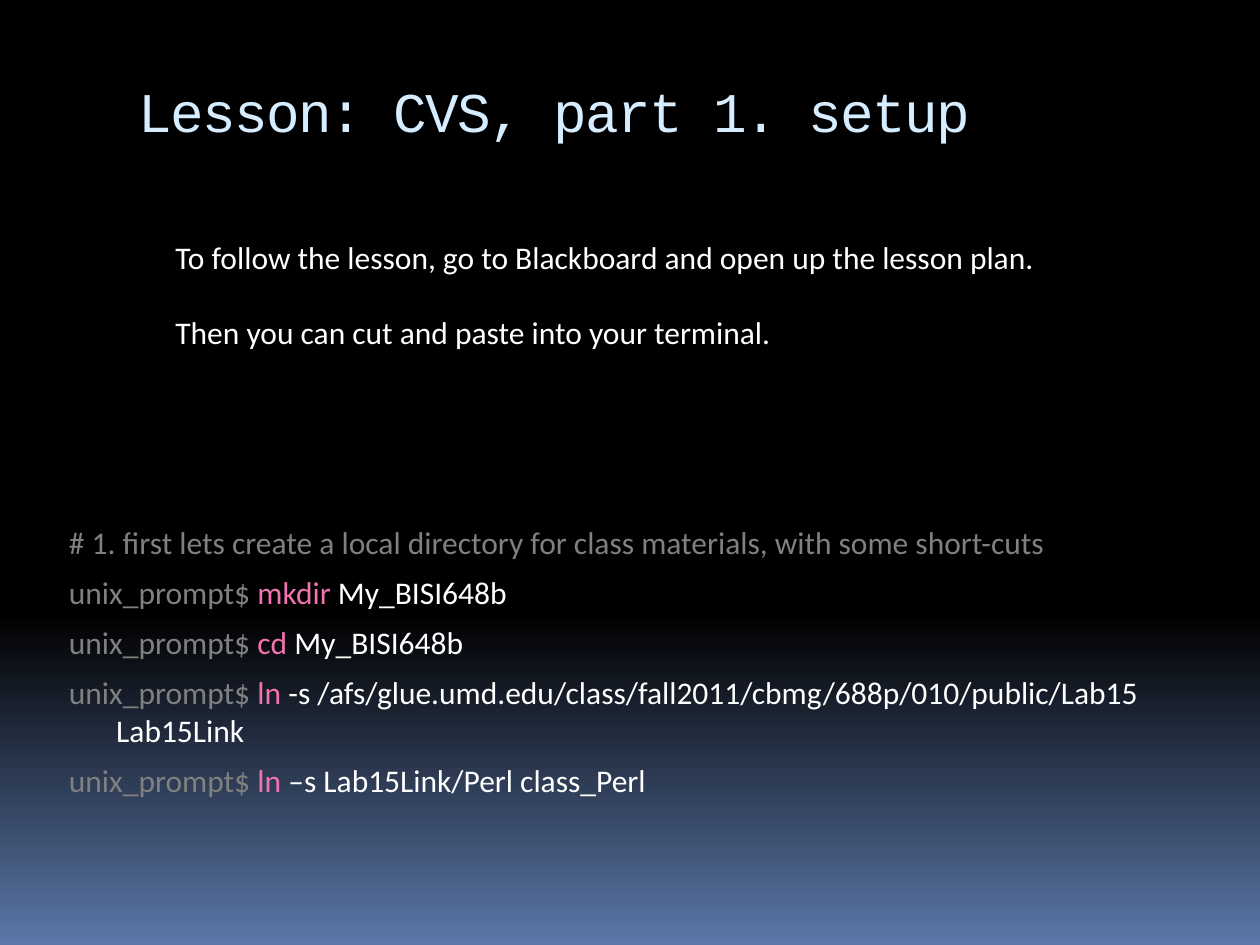
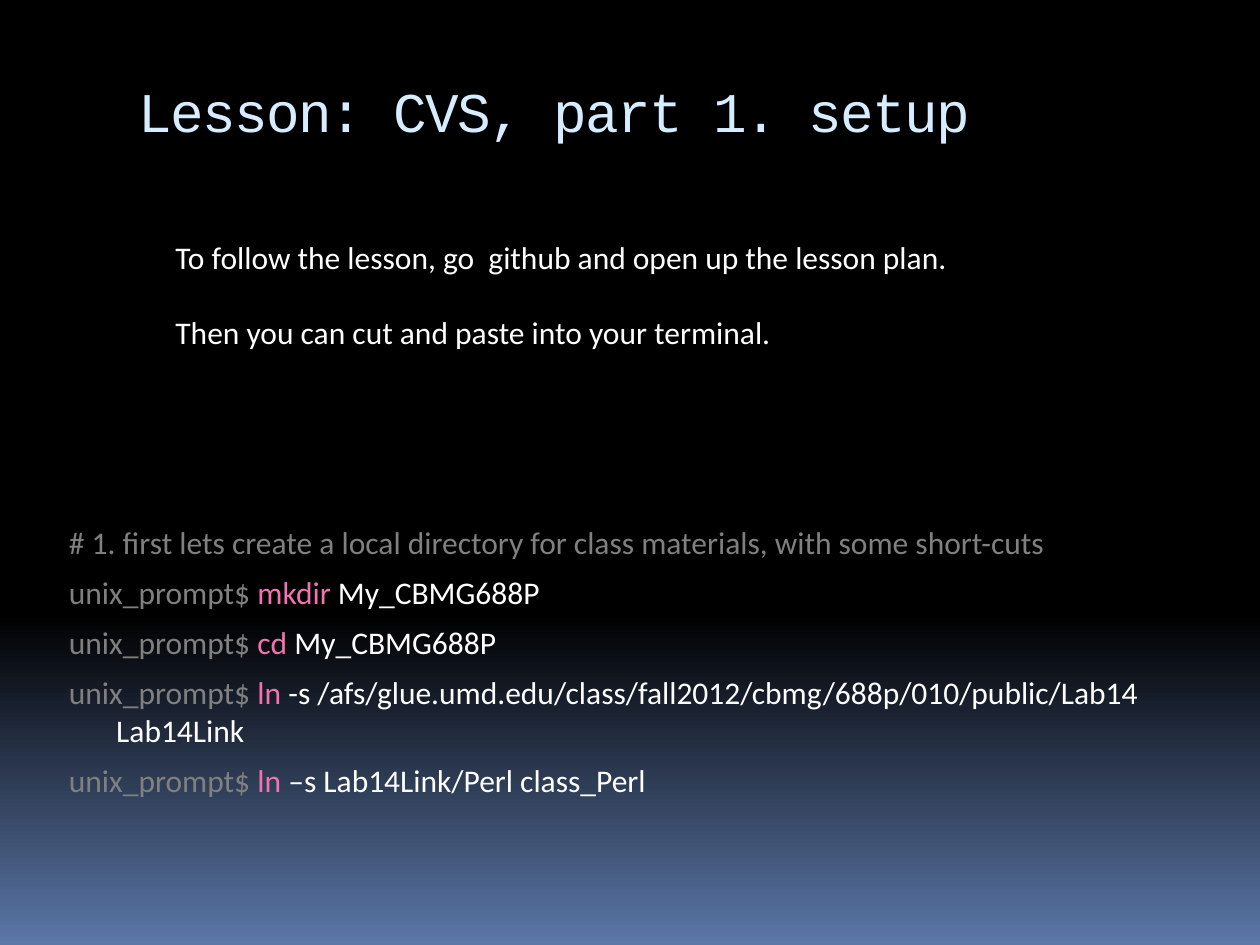
Before and after one commit to arlin/arlin.github.com, a slide deck: slide 18 of CBMG688P_Lab14/best_practices_bisi648b.pptx (slide 17 before the commit). Drawn at 1260x945 pixels with LibreOffice and Linux fonts; fonts in the diff are those of the drawing. Boxes give left, top, right and bottom in pixels: in the first picture for what was removed or moved away, otherwise in the second. Text is boxed around its words. In the diff, an @@ line names an element or a change of style, - is before the commit and + after.

```diff
--- a/CBMG688P_Lab14/best_practices_bisi648b.pptx
+++ b/CBMG688P_Lab14/best_practices_bisi648b.pptx
@@ text at (x1=175, y1=247, x2=946, y2=275): text changed @@
-To follow the lesson, go to Blackboard and open up the lesson plan.
+To follow the lesson, go github and open up the lesson plan.
@@ text at (x1=69, y1=582, x2=1137, y2=797): text changed @@
-unix_prompt$ mkdir My_BISI648b
-unix_prompt$ cd My_BISI648b
-unix_prompt$ ln -s /afs/glue.umd.edu/class/fall2011/cbmg/688p/010/public/Lab15 Lab15Link
-unix_prompt$ ln –s Lab15Link/Perl class_Perl
+unix_prompt$ mkdir My_CBMG688P
+unix_prompt$ cd My_CBMG688P
+unix_prompt$ ln -s /afs/glue.umd.edu/class/fall2012/cbmg/688p/010/public/Lab14 Lab14Link
+unix_prompt$ ln –s Lab14Link/Perl class_Perl
```
Also in this commit, not shown: 3 other slides changed, 1 slide added, 1 other file.
